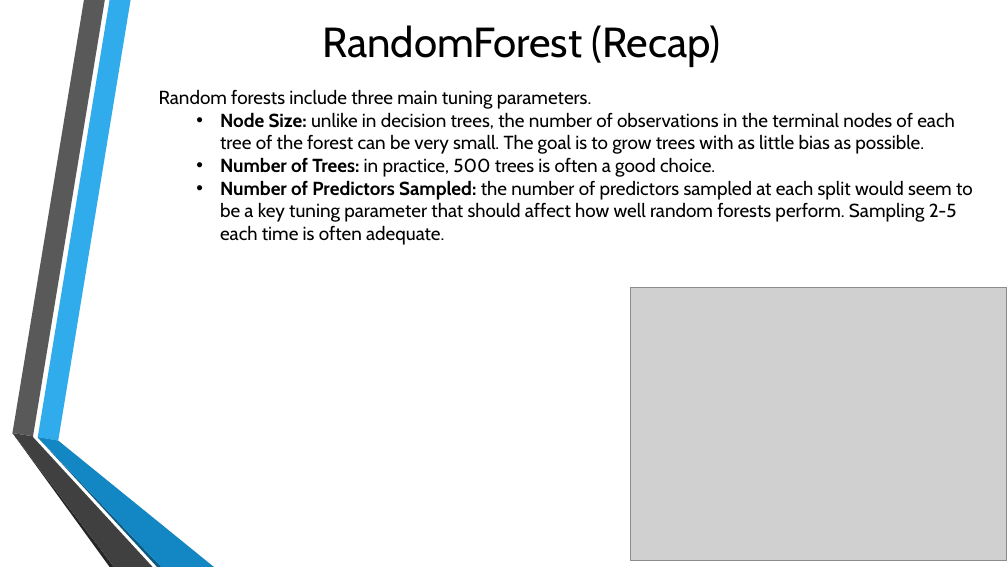
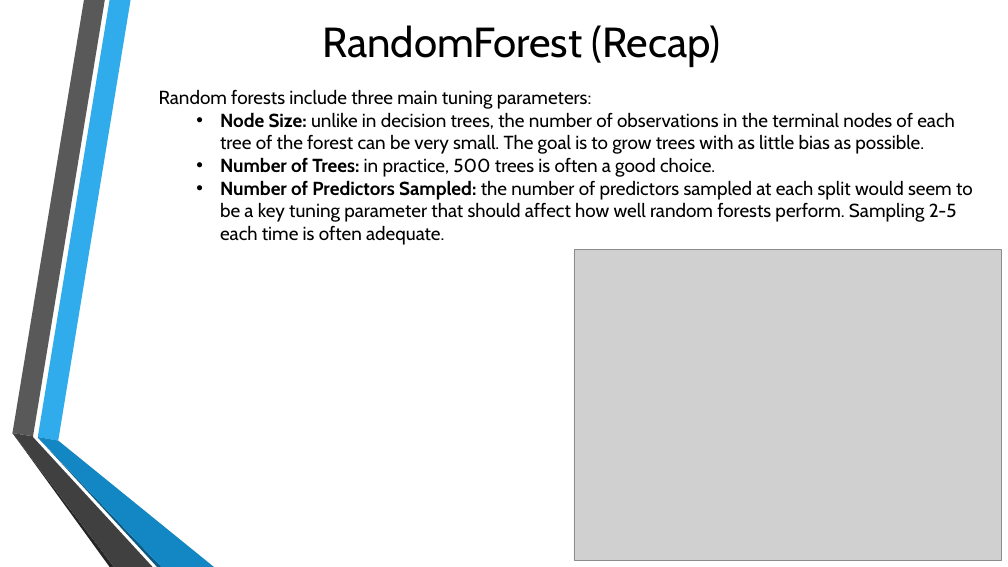
Before and after one commit to GirishGore/Machine-Learning-Using-Python, a slide deck: slide 12 of Demo/ML Introduction using Python.pptx (slide 10 before the commit). Drawn at 1008x567 pixels with LibreOffice and Linux fonts; fonts in the diff are those of the drawing; grey boxes stand for pictures; background and template pictures are left out. Boxes give left, top, right and bottom in pixels: in the first picture for what was removed or moved away, otherwise in the second. Text is boxed around its words. In the diff, an @@ line names an element or a change of style, - is before the commit and + after.

```diff
--- a/Demo/ML Introduction using Python.pptx
+++ b/Demo/ML Introduction using Python.pptx
@@ text at (159,89,592,109): text changed @@
-Random forests include three main tuning parameters.
+Random forests include three main tuning parameters:
@@ picture: place and size @@
-picture at (630,287,1006,561)
+picture at (574,250,1001,560)
```
Also in this commit, not shown: 3 slides added, 1 slide removed, 1 other file.
